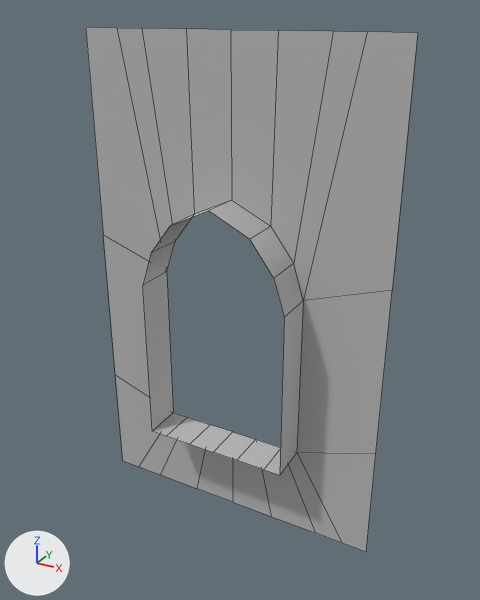
An edit to the FBX model Assets/_Pranto/_SceneWiseModels/CASTLE SCENES/Models/Walls/wallLow_square.fbx, drawn before and after from the same camera.
Camera for both pictures: a 50 mm camera at (9.45, -20.11, 11.19) aimed at (3.3, -8.93, 5.6). Arrows for +X, +Y and +Z are at lower left; the lights stay in place. Mesh edges are drawn as thin lines. Where no turn or scale is listed for an object, it has been applied to the vertices.

The first picture shows 'wallLow_squre'.
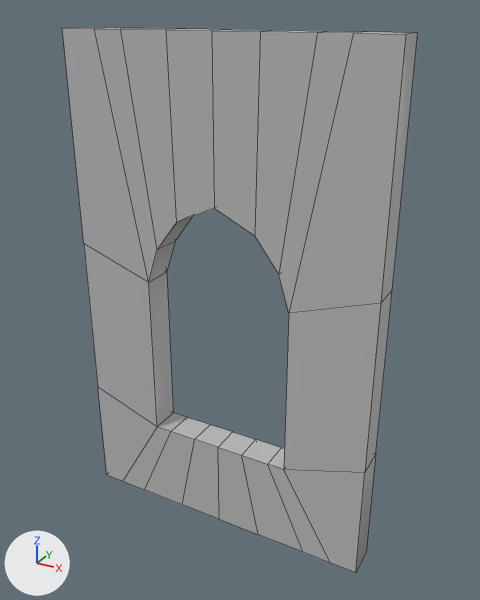
The newer file is also turned or shifted as a whole; pictures and numbers use the older file's frame.

What differs and where, as boxes [x1, y1, x2, y2] in the pictures (480 x 600 px):
'wallLow_squre', reshaped (7% wider)
    before: [86, 27, 418, 552]
    after: [62, 27, 418, 573]
part 1 of me_mesh, built on
    before: [143, 200, 303, 475]
    after: [62, 27, 418, 573]

The change in detail:
me_mesh is used by ob_walllow_squre; location (3.01, -9.19, 5.42).
me_mesh had 50 vertices, 32 faces and spanned x -3.41..3.41, y -0.45..0.45, z -5.41..5.41.
me_mesh now has 72 vertices, 72 faces and spans x -3.41..3.41, y -0.24..0.45, z -5.41..5.41.
Part 1, on me_mesh:
14 vertices are removed from x -1.67..1.64, y -0.45, z -3.33..2.23.
14 faces are deleted.
36 new vertices lie (0.0, -0.69, 0.0) away from vertices in x -3.41..3.41, y 0.45, z -5.41..5.41.
54 new faces join them.
